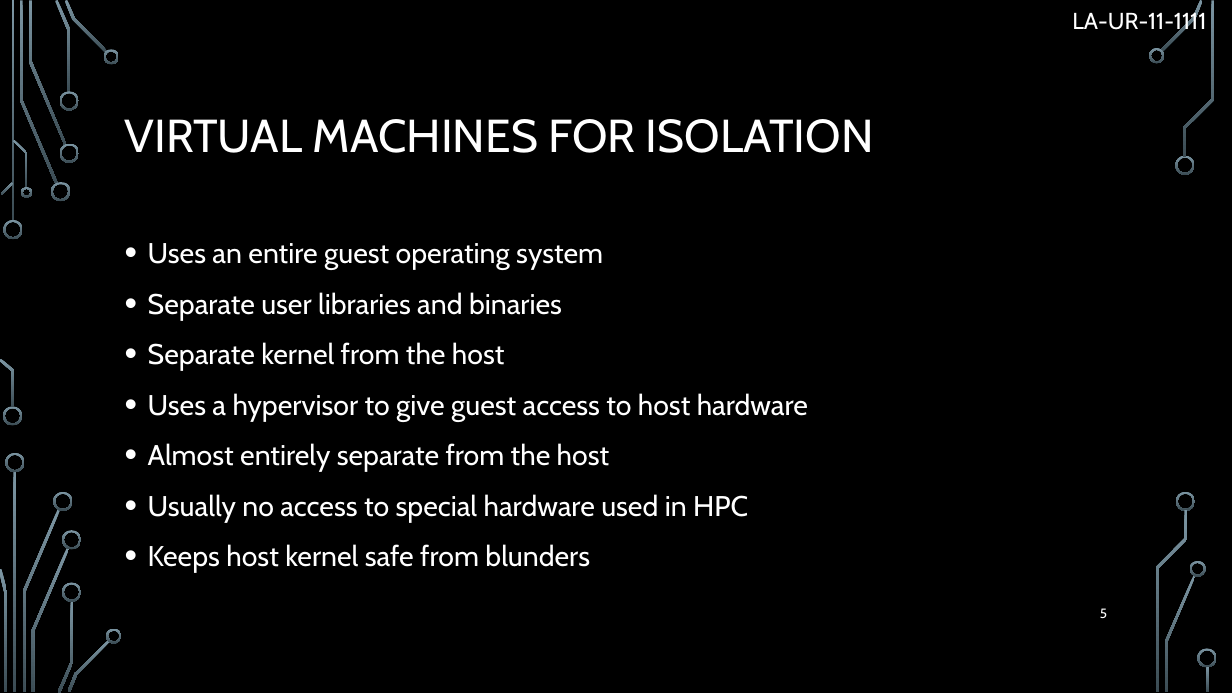
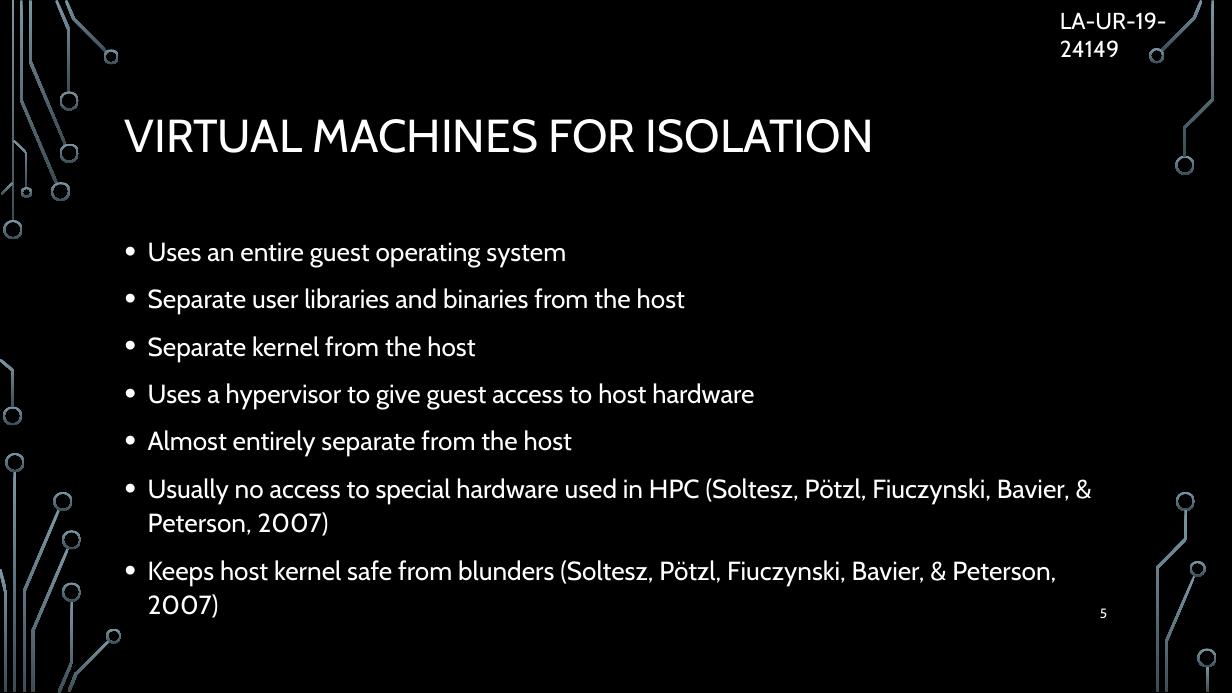
Before and after one commit to Brofessional/thesis-v2, a slide deck: slide 5 of presentation.pptx. Drawn at 1232x693 pixels with LibreOffice and Linux fonts; fonts in the diff are those of the drawing; background and template pictures are left out. Boxes give left, top, right and bottom in pixels: in the first picture for what was removed or moved away, otherwise in the second. Text is boxed around its words. In the diff, an @@ line names an element or a change of style, - is before the commit and + after.

```diff
--- a/presentation.pptx
+++ b/presentation.pptx
@@ text at [1060, 12, 1167, 57]: text changed @@
-LA-UR-11-1111
+LA-UR-19-24149
@@ text at [148, 242, 754, 457]: size 22.2 to 20.4 pt in "Uses an entire guest operating system", "Separate kernel from the host", "Uses a hypervisor to give guest access ...", "Almost entirely separate from the host" @@
@@ text at [148, 288, 685, 314]: text changed; size 22.2 to 20.4 pt @@
-• Separate user libraries and binaries
+• Separate user libraries and binaries from the host
@@ text at [148, 478, 1070, 586]: text changed; size 22.2 to 20.4 pt @@
-• Usually no access to special hardware used in HPC
-• Keeps host kernel safe from blunders
+• Usually no access to special hardware used in HPC (Soltesz, Pötzl, Fiuczynski, Bavier, & Peterson, 2007)
+• Keeps host kernel safe from blunders (Soltesz, Pötzl, Fiuczynski, Bavier, & Peterson, 2007)
```
Also in this commit, not shown: 30 other slides changed, 1 other file.
